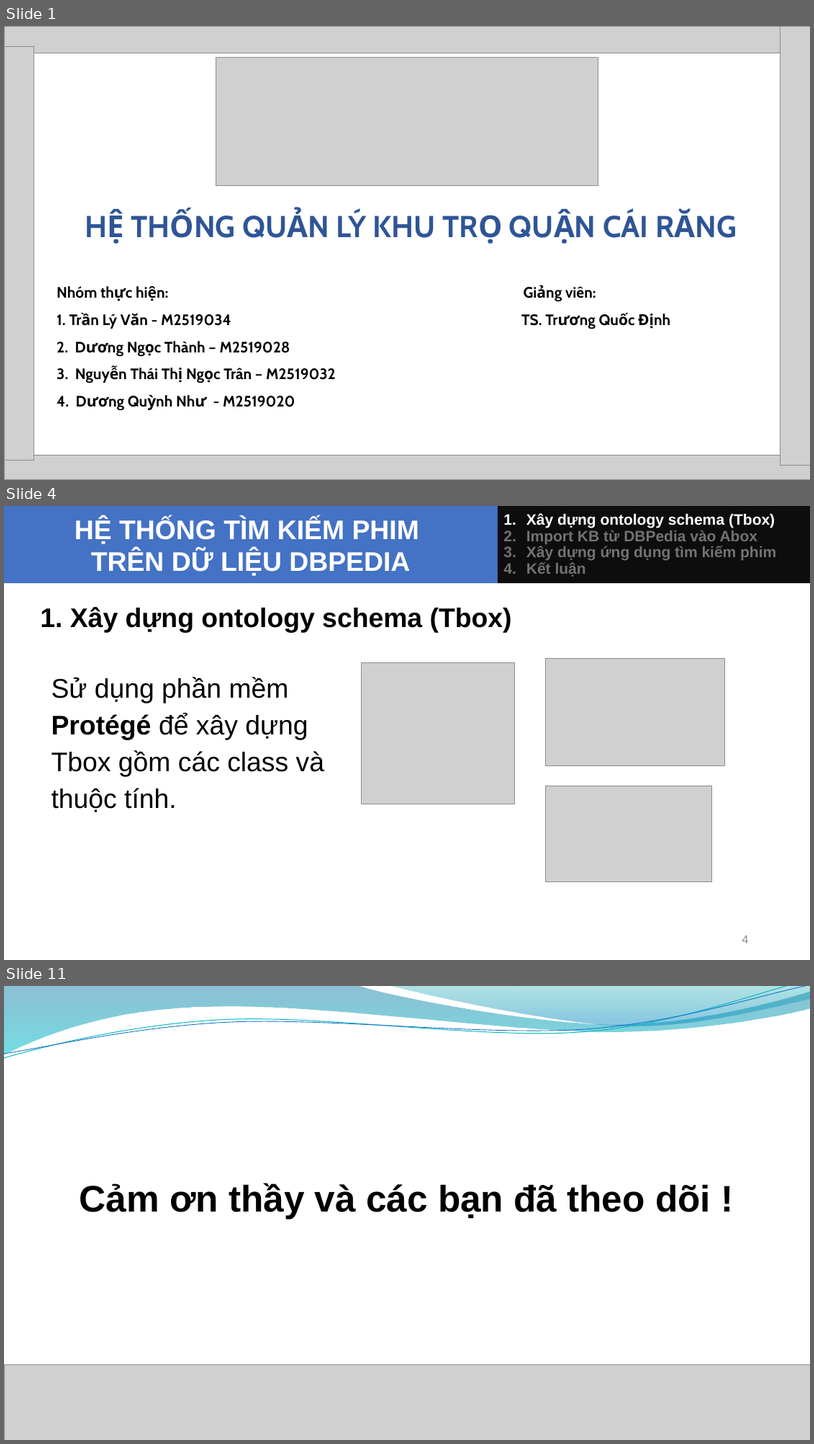
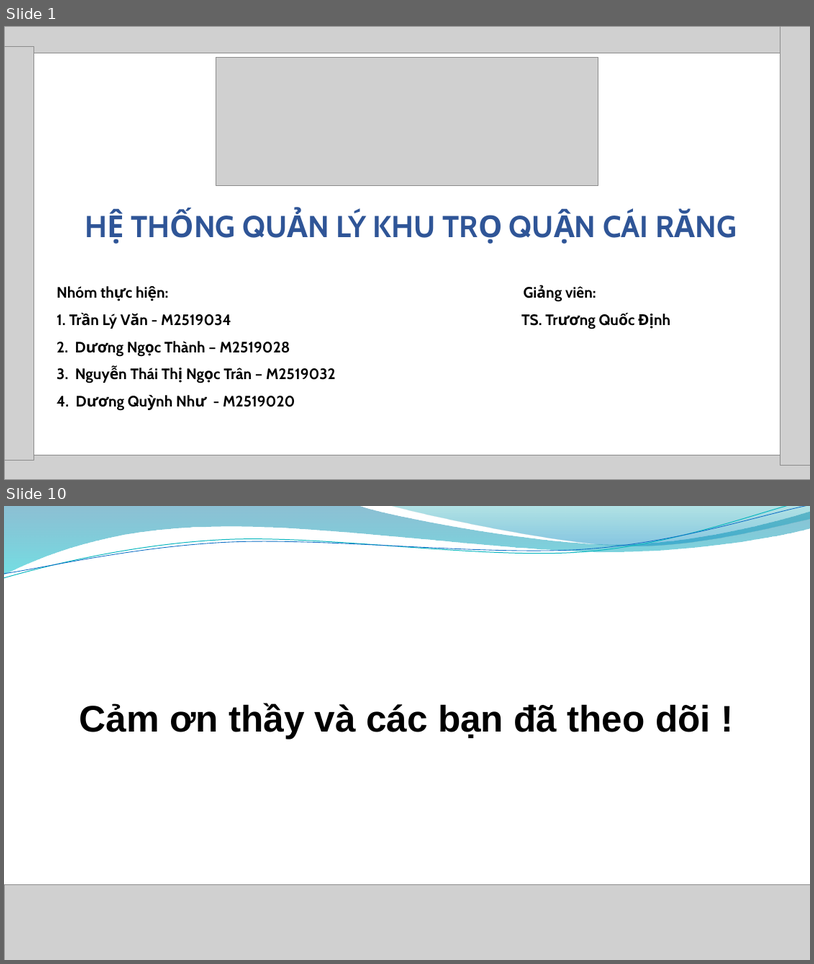
Before and after one commit to tranlyvan/khutro_cairang, a slide deck: Bao cao Nhom.pptx. Shown one above the other, each under a label of ours: slides 1, 4 and 11 before the commit, slides 1 and 10 after it; the slides between them are not shown. The pictures are 814x1444 and 814x964 pixels, drawn with LibreOffice and Linux fonts; fonts in the diff are those of the drawing; grey boxes stand for pictures; background and template pictures are left out. Boxes give left, top, right and bottom in pixels: in the first picture for what was removed or moved away, otherwise in the second. Text is boxed around its words. In the diff, an @@ line names an element or a change of style, - is before the commit and + after.

```diff
--- a/Bao cao Nhom.pptx
+++ b/Bao cao Nhom.pptx
@@ slide 4 removed at bbox=[4, 506, 810, 960], background #FFFFFF @@
@@ title removed at bbox=[4, 506, 498, 584] @@
-HỆ THỐNG TÌM KIẾM PHIM
-TRÊN DỮ LIỆU DBPEDIA
@@ rectangle removed at bbox=[498, 506, 810, 584] @@
-1. Xây dựng ontology schema (Tbox)
-2. Import KB từ DBPedia vào Abox
-3. Xây dựng ứng dụng tìm kiếm phim
-4. Kết luận
@@ text removed at bbox=[40, 607, 512, 633] @@
-  1. Xây dựng ontology schema (Tbox)
@@ text removed at bbox=[52, 677, 324, 812] @@
-Sử dụng phần mềm Protégé để xây dựng Tbox gồm các class và thuộc tính.
@@ picture removed at bbox=[362, 662, 514, 803] @@
@@ picture removed at bbox=[546, 659, 725, 765] @@
@@ picture removed at bbox=[546, 786, 712, 881] @@
@@ page number removed at bbox=[742, 935, 748, 943] @@
-4
@@ what was slide 11 is now slide 10 @@
```
Also in this commit, not shown: 3 slides changed, 5 slides added, 5 other slides removed.
